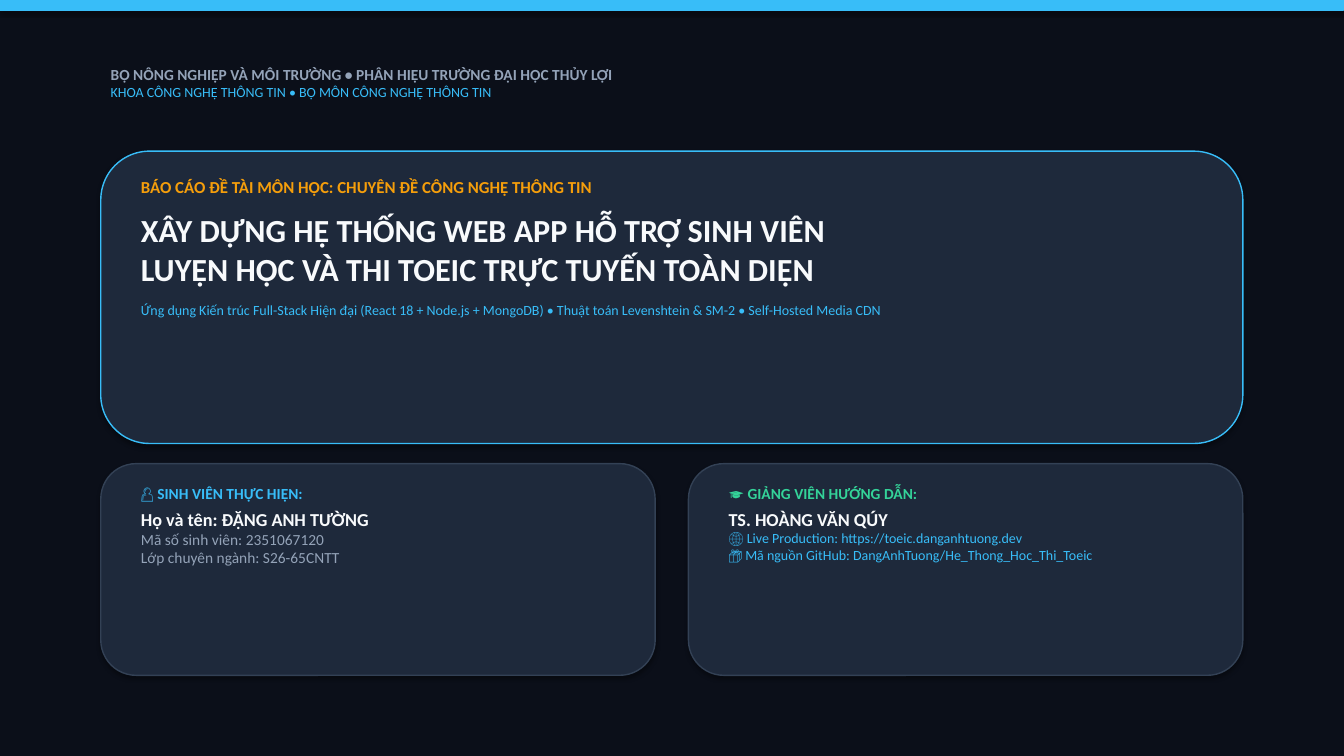
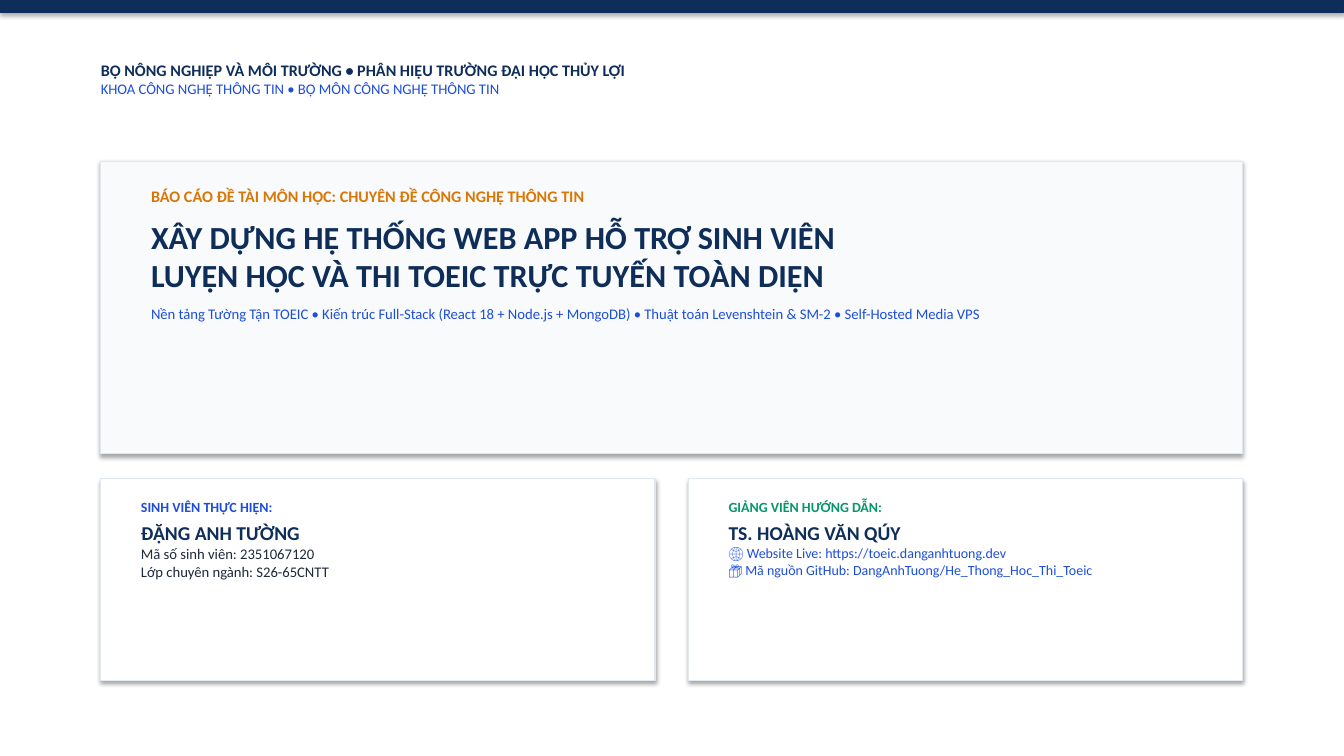
Before and after one commit to DangAnhTuong/He_Thong_Hoc_Thi_Toeic, a slide deck: slide 1 of Bao_Cao_Thuyet_Trinh_He_Thong_Hoc_Thi_Toeic.pptx. Drawn at 1344x756 pixels with LibreOffice and Linux fonts; fonts in the diff are those of the drawing. Boxes give left, top, right and bottom in pixels: in the first picture for what was removed or moved away, otherwise in the second. Text is boxed around its words. In the diff, an @@ line names an element or a change of style, - is before the commit and + after.

```diff
--- a/Bao_Cao_Thuyet_Trinh_He_Thong_Hoc_Thi_Toeic.pptx
+++ b/Bao_Cao_Thuyet_Trinh_He_Thong_Hoc_Thi_Toeic.pptx
@@ rectangle at <box>0,0,1344,756</box>: fill #0B0F19 to #FFFFFF; outline #0B0F19 0.75 pt to #FFFFFF 0.75 pt @@
@@ rectangle at <box>0,0,1344,12</box>: fill #38BDF8 to #0F2D59; outline #38BDF8 0.75 pt to #0F2D59 0.75 pt @@
@@ text "BỘ NÔNG NGHIỆP VÀ MÔI ..." at <box>101,63,625,97</box>: size 11 to 11.5 pt, text colour #94A3B8 to #0F2D59 in "BỘ NÔNG NGHIỆP VÀ MÔI TRƯỜNG • ..."; size 10 to 10.5 pt, text colour #38BDF8 to #1D4ED8 in "KHOA CÔNG NGHỆ THÔNG TIN • BỘ ..." @@
@@ rectangle: place and size @@
-rectangle at <box>101,151,1243,444</box>
+rectangle at <box>101,161,1243,454</box>
@@ rectangle at <box>101,161,1243,454</box>: rounded rectangle to rectangle; fill #1E293B to #F8FAFC; outline #38BDF8 1 pt to #E2E8F0 1 pt @@
@@ text "BÁO CÁO ĐỀ TÀI MÔN ...": place and size @@
-text "BÁO CÁO ĐỀ TÀI MÔN ..." at <box>141,179,881,318</box>
+text "BÁO CÁO ĐỀ TÀI MÔN ..." at <box>151,189,980,322</box>
@@ text at <box>151,189,834,293</box>: size 12 to 11.5 pt, text colour #F59E0B to #D97706 in "BÁO CÁO ĐỀ TÀI MÔN HỌC: CHUYÊN ..."; text colour #F8FAFC to #0F2D59 in "XÂY DỰNG HỆ THỐNG WEB APP HỖ ..."; less space between paragraphs @@
@@ text at <box>151,308,980,322</box>: text changed; size 10 to 10.5 pt; text colour #38BDF8 to #1D4ED8 @@
-Ứng dụng Kiến trúc Full-Stack Hiện đại (React 18 + Node.js + MongoDB) • Thuật toán Levenshtein & SM-2 • Self-Hosted Media CDN
+Nền tảng Tường Tận TOEIC • Kiến trúc Full-Stack (React 18 + Node.js + MongoDB) • Thuật toán Levenshtein & SM-2 • Self-Hosted Media VPS
@@ rectangle: place and size @@
-rectangle at <box>101,464,655,676</box>
+rectangle at <box>101,479,655,681</box>
@@ rectangle at <box>101,479,655,681</box>: rounded rectangle to rectangle; fill #1E293B to #FFFFFF; outline #334155 1 pt to #E2E8F0 1 pt @@
@@ rectangle at <box>689,479,1243,681</box>: rounded rectangle to rectangle; fill #1E293B to #FFFFFF; outline #334155 1 pt to #E2E8F0 1 pt @@
@@ rectangle: place and size @@
-rectangle at <box>689,464,1243,676</box>
+rectangle at <box>689,479,1243,681</box>
@@ text "SINH VIÊN THỰC HIỆN:": place and size @@
-text "SINH VIÊN THỰC HIỆN:" at <box>141,486,369,566</box>
+text "SINH VIÊN THỰC HIỆN:" at <box>141,501,328,580</box>
@@ text at <box>141,501,299,544</box>: text changed; size 13 to 10 pt; text colour #F8FAFC to #1D4ED8 @@
-👤 SINH VIÊN THỰC HIỆN:
-Họ và tên: ĐẶNG ANH TƯỜNG
+SINH VIÊN THỰC HIỆN:
+ĐẶNG ANH TƯỜNG
@@ text "GIẢNG VIÊN HƯỚNG DẪN:": place and size @@
-text "GIẢNG VIÊN HƯỚNG DẪN:" at <box>729,485,1092,563</box>
+text "GIẢNG VIÊN HƯỚNG DẪN:" at <box>729,501,1092,578</box>
@@ text at <box>729,501,882,512</box>: text changed; size 11 to 10 pt; text colour #34D399 to #059669 @@
-🎓 GIẢNG VIÊN HƯỚNG DẪN:
+GIẢNG VIÊN HƯỚNG DẪN:
@@ text at <box>729,524,900,543</box>: size 13 to 14 pt, text colour #F8FAFC to #0F2D59 in "TS. HOÀNG VĂN QÚY" @@
@@ text at <box>141,548,328,580</box>: size 11 to 10.5 pt, text colour #94A3B8 to #1E293B in "Mã số sinh viên: 2351067120 Lớp chuyên ..." @@
@@ text at <box>745,548,1092,578</box>: text changed; text colour #38BDF8 to #1D4ED8 @@
-🌐 Live Production: https://toeic.danganhtuong.dev
-📦 Mã nguồn GitHub: DangAnhTuong/He_Thong_Hoc_Thi_Toeic
+🌐 Website Live: https://toeic.danganhtuong.dev
+📦 Mã nguồn GitHub: DangAnhTuong/He_Thong_Hoc_Thi_Toeic
```
Also in this commit, not shown: 16 other slides changed.
